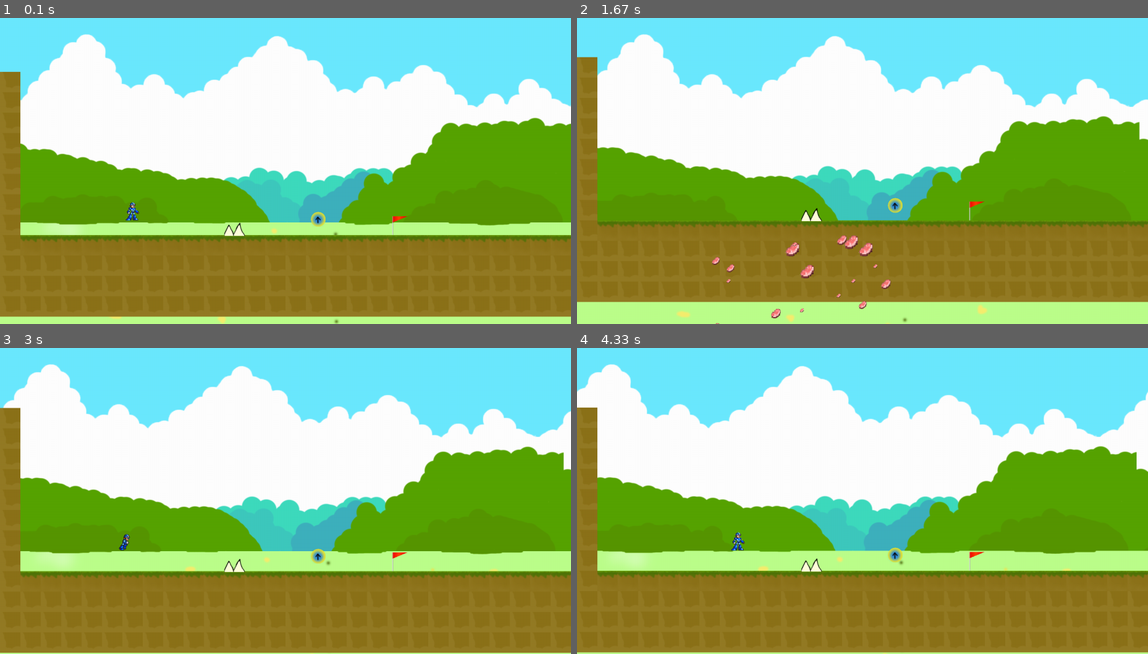
Above: before the commit, frames 1-4 (two rows, left to right).
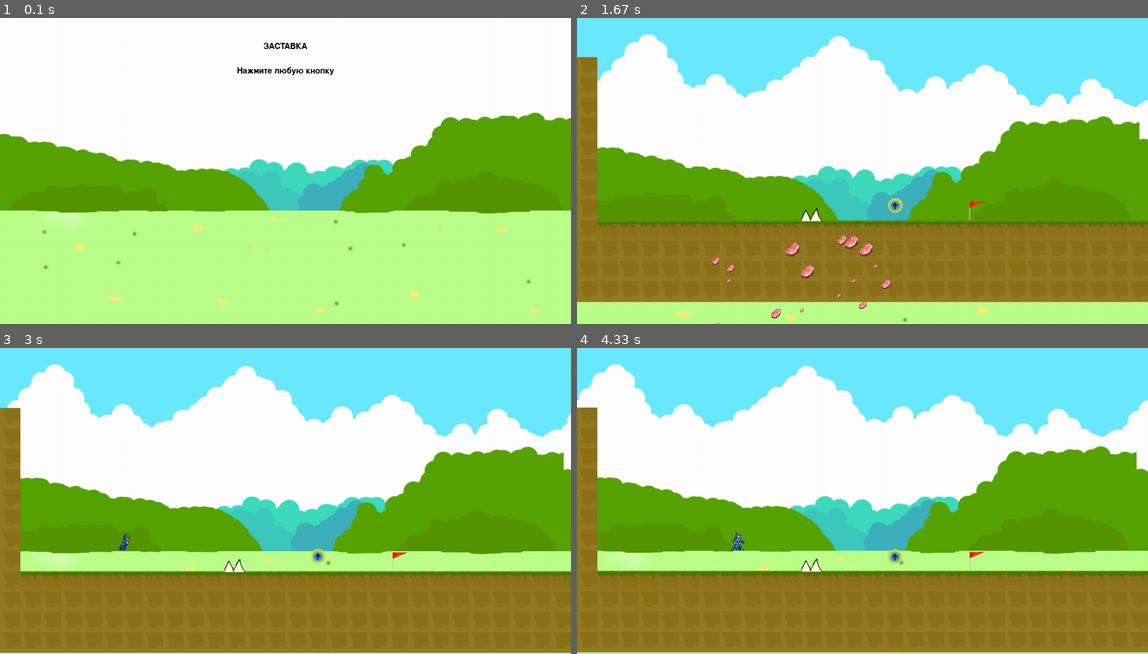
Above: after the commit, the same moments.

Repository: ArtemST2006/pygame-project
Game: pygame game, started from testyurself.py
Two runs of this game, one before a commit and one after it. Both use one fixed random seed, a clock stepped at 60 frames per second and the inputs below.
Inputs:
- Up to frame 1 (0.1 s): no input
- Up to frame 2 (1.67 s): hold Right 0.33-0.8 s; hold Right 0.83-1.3 s
- Up to frame 3 (3 s): hold Left 2.23-2.63 s; tap Space at 2.3, 2.6, 2.73 s; hold Right from 2.67 s (still down)
- Up to frame 4 (4.33 s): tap Space at 3.03, 3.4, 3.7, 3.9, 4.2 s; release Right at 3.3 s; hold Left 3.33-3.8 s; hold Right 3.83-4.3 s

The runs differ from the first frame. In frame 1, 56% of the frame differs, in the area x 0-100%, y 0-100%; in frame 2, 1.3%; in frame 3, 1.4%; in frame 4, 1.5%.

Commit message:
добавлен стартовый экран

Diff:
--- a/testyurself.py
+++ b/testyurself.py
@@ -7,6 +7,41 @@
 pygame.init()
 size = width, height = 1400, 750
 screen = pygame.display.set_mode(size)
+clock = pygame.time.Clock()
+FPS = 30
+
+
+def terminate():
+    pygame.quit()
+    sys.exit()
+
+
+def start_screen():
+    intro_text = ["ЗАСТАВКА", "",
+                  "Нажмите любую кнопку"]
+
+    fon = pygame.transform.scale(load_image('fon-1.png'), (screen.get_width(), screen.get_height()))
+    screen.blit(fon, (0, 0))
+    font = pygame.font.Font(None, 30)
+    text_coord = 50
+    for line in intro_text:
+        string_rendered = font.render(line, 1, pygame.Color('black'))
+        intro_rect = string_rendered.get_rect()
+        text_coord += 10
+        intro_rect.top = text_coord
+        intro_rect.x = 700 - intro_rect.width // 2
+        text_coord += intro_rect.height
+        screen.blit(string_rendered, intro_rect)
+
+    while True:
+        for event in pygame.event.get():
+            if event.type == pygame.QUIT:
+                terminate()
+            elif event.type == pygame.KEYDOWN or \
+                    event.type == pygame.MOUSEBUTTONDOWN:
+                return  # начинаем игру
+        pygame.display.flip()
+        clock.tick(FPS)
 
 
 def check_hero(lis):
@@ -500,6 +535,7 @@
 
 
 if __name__ == '__main__':
+    start_screen()
     load_music('sounds/all_music_fon.mp3')
     death_ship_sound = load_sound_little('sounds/death_of_ship.ogg')
     jump_sound = load_sound_little('sounds/prijoc.ogg')
@@ -541,7 +577,7 @@
     right_border = weight_map * 50 - player.rect.x - 50
 
     camera = Camera()
-    clock = pygame.time.Clock()
+
     FPS = 30
     count = 0
     game = True
